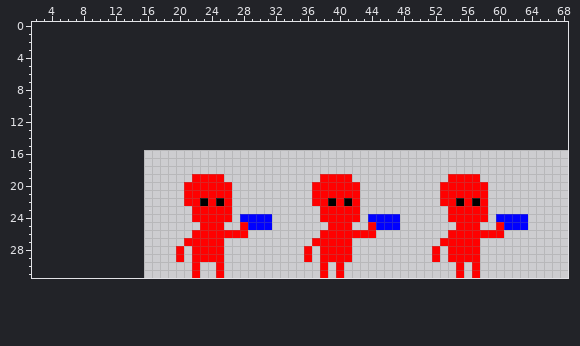
A sprite sheet gets an edit: data/player.png. The picture above is the old version.
The file is 64x16 pixels. Shown: x 2..68, y 0..31. The old version is drawn lined up with the new one, on the new canvas.
New version:
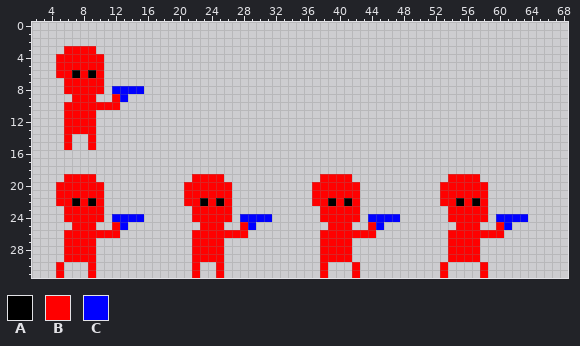
Palette (. is transparent): A #000000  B #ff0000  C #0000ff
Changes in this commit:
canvas 64x16 -> 128x32, the old top-left corner now at 16,16
Changed rows in their new state; - is an unchanged pixel.
first column x 5:
 3 -BBBB------
 4 BBBBBB-----
 5 BBBBBB-----
 6 BBABAB-----
 7 -BBBBB-----
 8 -BBBBB-CCCC
 9 --BBB--BC--
10 -BBBBBBB---
11 -BBBB------
12 -BBBB------
13 -BBBB------
14 -B--B------
15 -B--B------
first column x 5:
19 -BBBB------------------------------------------------------
20 BBBBBB-----------------------------------------------------
21 BBBBBB-----------------------------------------------------
22 BBABAB-----------------------------------------------------
23 -BBBBB-----------------------------------------------------
24 -BBBBB-CCCC------------------------------------------------
25 --BBB--BC----------------..--------------..--------------..
26 -BBBBBBB---------------------------------------------------
27 -BBBB-----------.---------------.---------------.----------
28 -BBBB----------.---------------.---------------.-----------
29 -BBBB----------.---------------.---------------.-----------
30 B---B------------------------------.-B----------B-.-.B-----
31 B---B------------------------------.-B----------B-.-.B-----
